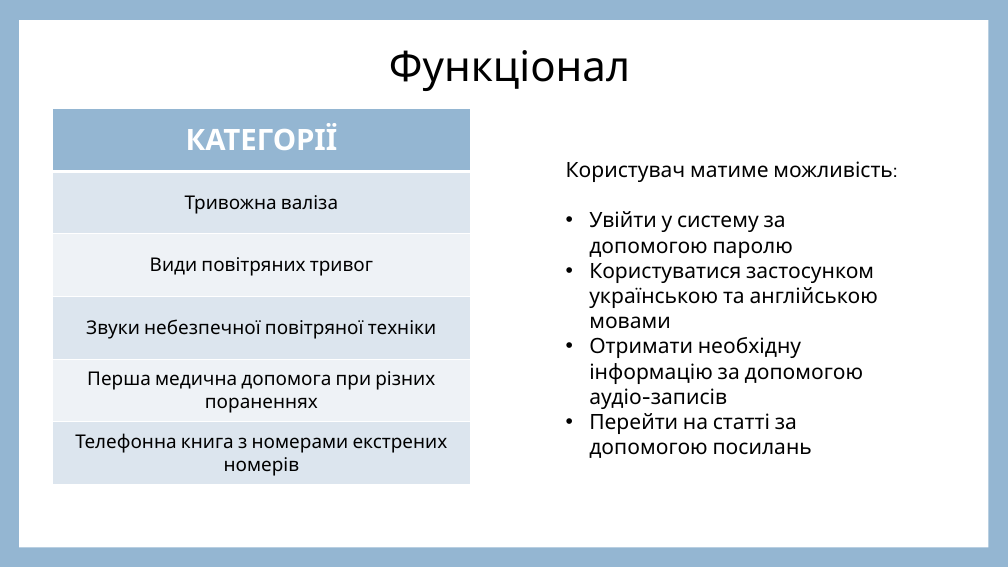
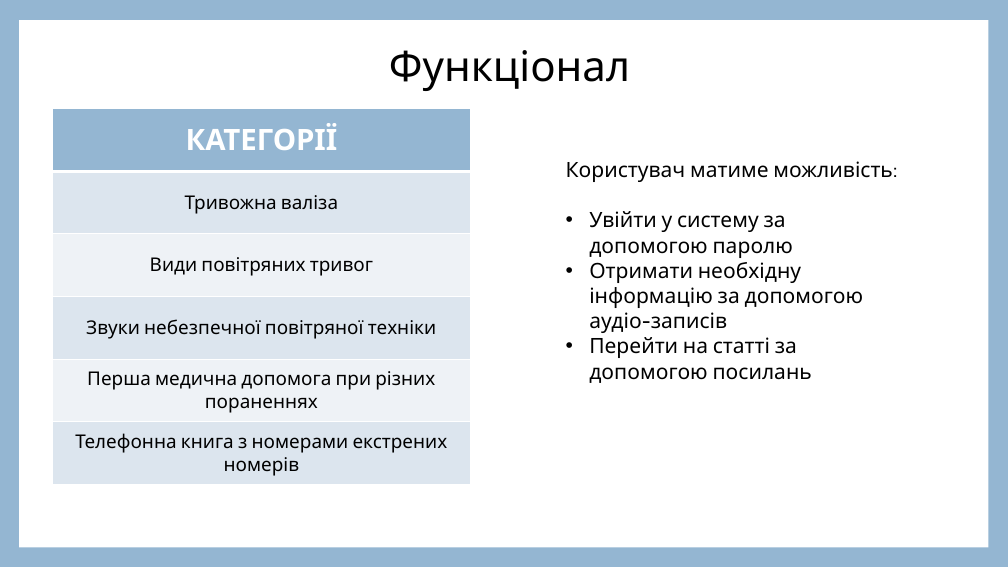
Before and after one commit to NataliaHerus/War-Notes, a slide deck: slide 2 of Documents/WarNotes_presentation.pptx. Drawn at 1008x567 pixels with LibreOffice and Linux fonts; fonts in the diff are those of the drawing. Boxes give left, top, right and bottom in pixels: in the first picture for what was removed or moved away, otherwise in the second. Text is boxed around its words. In the diff, an @@ line names an element or a change of style, - is before the commit and + after.

```diff
--- a/Documents/WarNotes_presentation.pptx
+++ b/Documents/WarNotes_presentation.pptx
@@ text at (589, 263, 878, 329): paragraph removed @@
-• Користуватися застосунком українською та англійською мовами
```
Also in this commit, not shown: 3 other slides changed.
